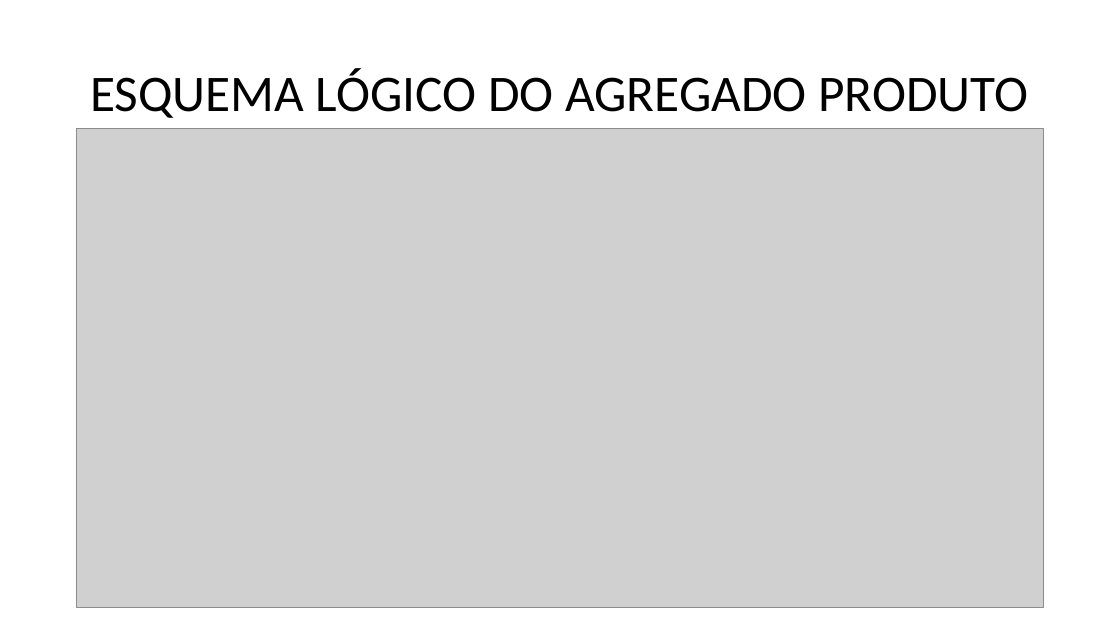
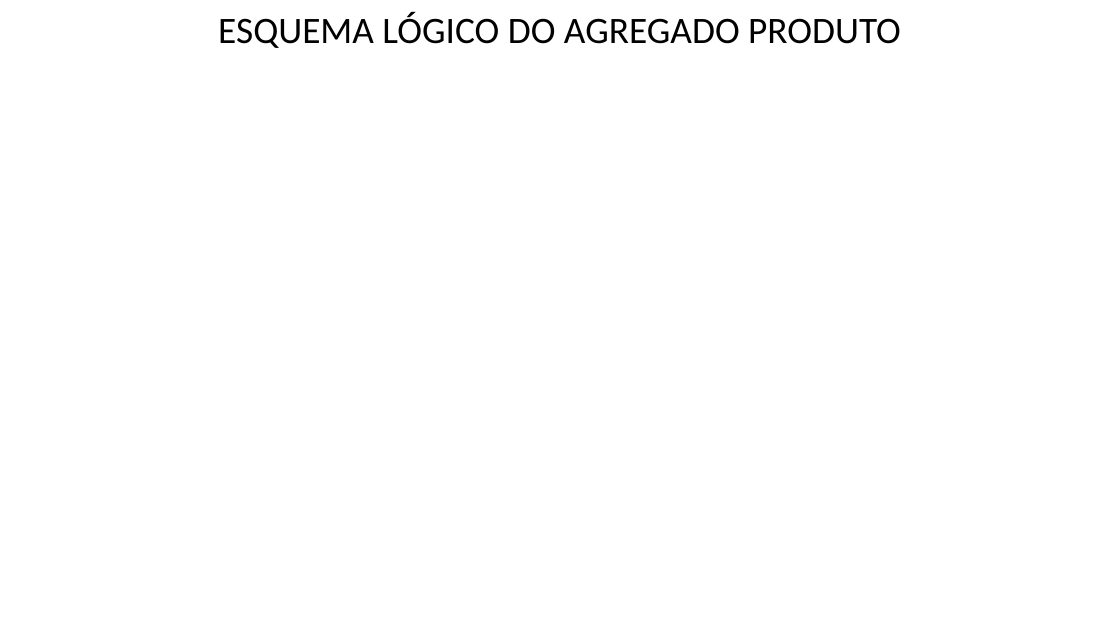
Before and after one commit to joaoalvescs/projeto-sad, a slide deck: slide 12 of DATA WAREHOUSE DE UM CINEMA.pptx (slide 11 before the commit). Drawn at 1120x630 pixels with LibreOffice and Linux fonts; fonts in the diff are those of the drawing; grey boxes stand for pictures; background and template pictures are left out. Boxes give left, top, right and bottom in pixels: in the first picture for what was removed or moved away, otherwise in the second. Text is boxed around its words. In the diff, an @@ line names an element or a change of style, - is before the commit and + after.

```diff
--- a/DATA WAREHOUSE DE UM CINEMA.pptx
+++ b/DATA WAREHOUSE DE UM CINEMA.pptx
@@ title "ESQUEMA LÓGICO DO AGREGADO PRODUTO": place and size @@
-title "ESQUEMA LÓGICO DO AGREGADO PRODUTO" at bbox=[90, 68, 1029, 118]
+title "ESQUEMA LÓGICO DO AGREGADO PRODUTO" at bbox=[218, 12, 901, 48]
@@ title "ESQUEMA LÓGICO DO AGREGADO PRODUTO" at bbox=[218, 12, 901, 48]: size 44 to 32 pt @@
@@ picture removed at bbox=[77, 129, 1044, 607] @@
```
Also in this commit, not shown: 7 other slides changed, 1 slide added.
